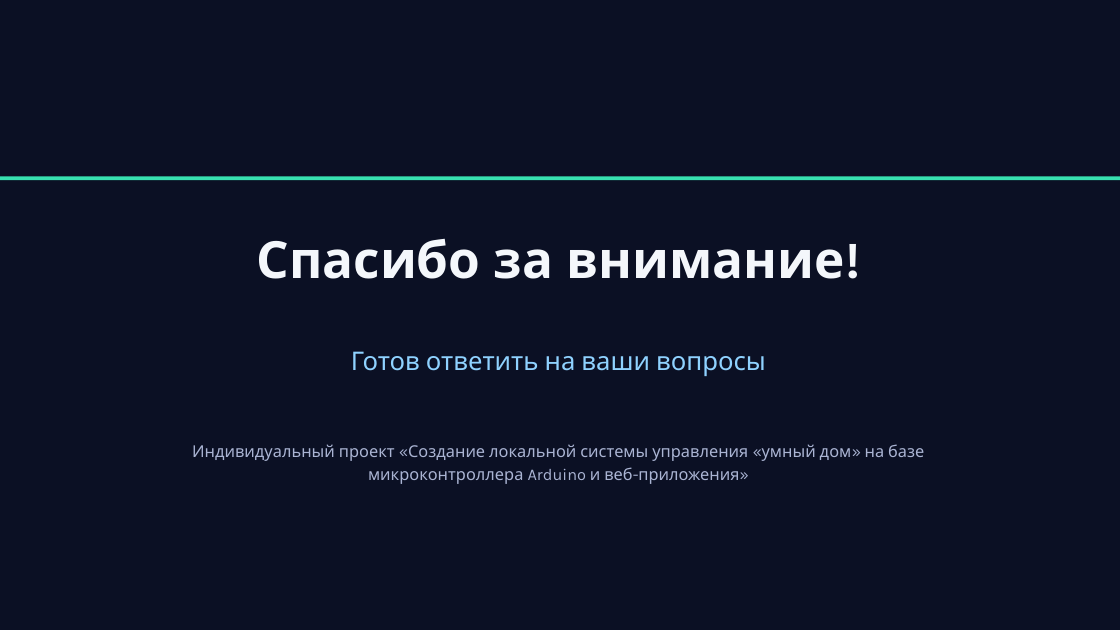
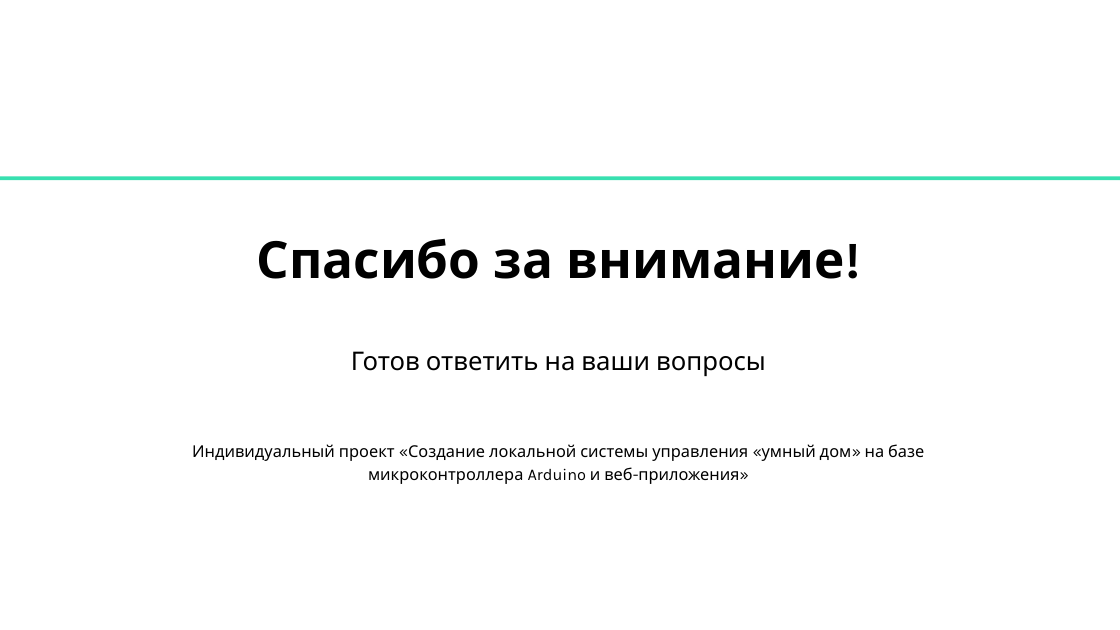
Before and after one commit to belyaevroman31-star/smart_home, a slide deck: slide 15 of Презентация проекта.ppt. Drawn at 1120x630 pixels with LibreOffice and Linux fonts; fonts in the diff are those of the drawing. Boxes give left, top, right and bottom in pixels: in the first picture for what was removed or moved away, otherwise in the second. Text is boxed around its words. In the diff, an @@ line names an element or a change of style, - is before the commit and + after.

```diff
--- a/Презентация проекта.ppt
+++ b/Презентация проекта.ppt
@@ rectangle removed at box(0, 0, 1119, 630) @@
@@ text "Спасибо за внимание!" at box(256, 238, 845, 279): text colour #F4F7FB to #000000 @@
@@ text "Готов ответить на ваши вопросы" at box(351, 351, 766, 376): text colour #8FD2FF to #000000 @@
@@ text "Индивидуальный проект «Создание локальной системы ..." at box(192, 444, 924, 484): text colour #AAB4D3 to #000000 @@
```
Also in this commit, not shown: 14 other slides changed, 1 other file.
